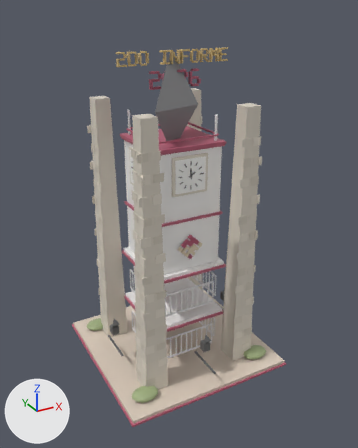
What one commit did to the glTF model assets/reloj_monumento_ar_v2.glb.
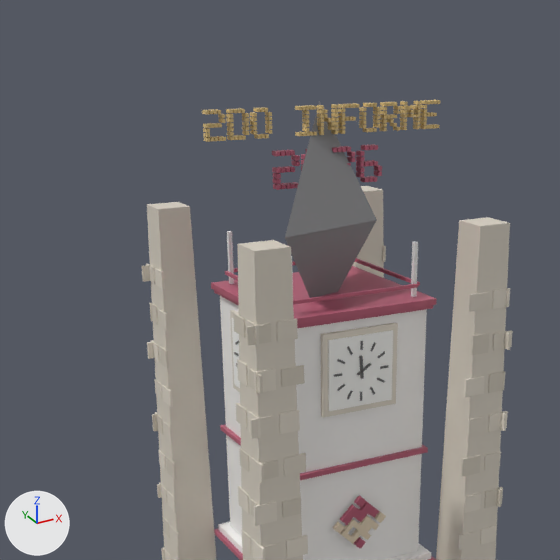
Each version is shown whole from a 50 mm lens placed at (-1.53, -2.89, 2.49), pointed at (0.02, -0.07, 1.08), then close up on the part from 6% to 80% of the width and 0% to 59% of the height. The axes (+X, +Y, +Z) are drawn at lower left. The lights are the same throughout. The first two pictures are the older version. Where no turn or scale is listed for an object, it has been applied to the vertices.

The first close-up shows 'reloj_monumento' and 6 more.
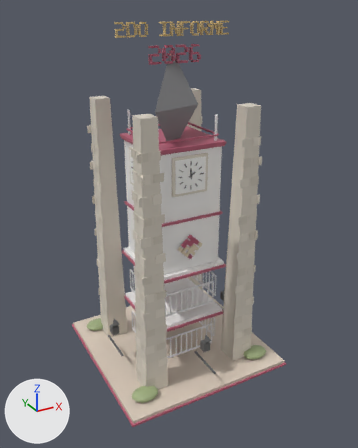
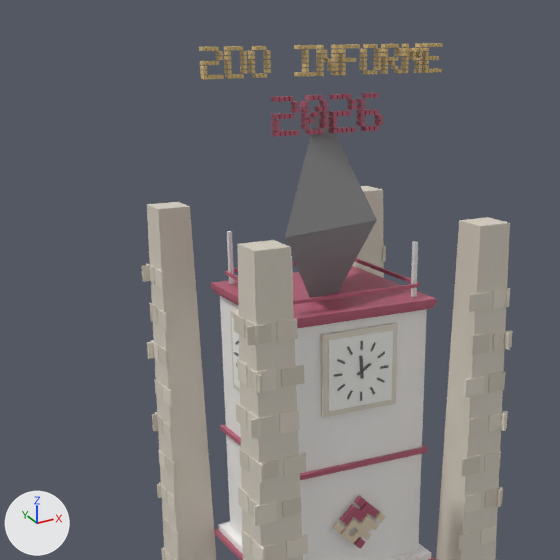
The newer file is also rescaled (x0.936) as a whole; pictures and numbers use the older file's frame.

What the commit changed:
me_geometry_0 is used by ob_reloj_monumento; location (0.0, 0.0, 0.0).
me_geometry_0 had 5444 vertices, 8280 faces and spanned x -0.63..0.63, y -0.63..0.63, z 0.0..2.25.
me_geometry_0 now has 5444 vertices, 8280 faces and spans x -0.63..0.63, y -0.63..0.63, z 0.0..2.4.
me_geometry_0 part 1: the loose piece of 8 vertices spanning x -0.39..-0.38, y -0.06..-0.04, z 2.23..2.24 is moved by (0.0, 0.0, 0.16).
me_geometry_0 part 2: the loose piece of 8 vertices spanning x -0.34..-0.33, y -0.06..-0.04, z 2.22..2.23 is moved by (0.0, 0.0, 0.16).
me_geometry_0 part 3: the loose piece of 8 vertices spanning x -0.34..-0.33, y -0.06..-0.04, z 2.21..2.22 is moved by (0.0, 0.0, 0.16).
me_geometry_0 part 4: the loose piece of 8 vertices spanning x -0.39..-0.38, y -0.06..-0.04, z 2.2..2.21 is moved by (0.0, 0.0, 0.16).
me_geometry_0 part 5: the loose piece of 8 vertices spanning x -0.39..-0.38, y -0.06..-0.04, z 2.18..2.19 is moved by (0.0, 0.0, 0.16).
me_geometry_0 part 6: the loose piece of 8 vertices spanning x -0.39..-0.38, y -0.06..-0.04, z 2.17..2.18 is moved by (0.0, 0.0, 0.16).
me_geometry_0 part 7: the loose piece of 8 vertices spanning x -0.39..-0.38, y -0.06..-0.04, z 2.16..2.17 is moved by (0.0, 0.0, 0.16).
me_geometry_0 part 8: the loose piece of 8 vertices spanning x -0.31..-0.3, y -0.06..-0.04, z 2.23..2.24 is moved by (0.0, 0.0, 0.16).
me_geometry_0 part 9: the loose piece of 8 vertices spanning x -0.31..-0.3, y -0.06..-0.04, z 2.22..2.23 is moved by (0.0, 0.0, 0.16).
me_geometry_0 part 10: the loose piece of 8 vertices spanning x -0.27..-0.26, y -0.06..-0.04, z 2.22..2.23 is moved by (0.0, 0.0, 0.16).
me_geometry_0 part 11: the loose piece of 8 vertices spanning x -0.31..-0.3, y -0.06..-0.04, z 2.21..2.22 is moved by (0.0, 0.0, 0.16).
me_geometry_0 part 12: 1712 of the vertices in x -0.31..0.39, y -0.07..-0.04, z 2.02..2.24 are scaled about their middle by (1, 1, 1.09), then moved by (0.0, 0.0, 0.15).
Other edits to the shape of me_geometry_0 do not show in these pictures.

Changed parts and their boxes [x1, y1, x2, y2] in the close-ups (560 x 560 px; the box of a moved part takes in the faces that stretch with it):
'reloj_monumento', reshaped: before [142, 100, 513, 560]; after [142, 43, 513, 560]
part 1 of me_geometry_0, moved or reshaped: before [202, 110, 209, 114]; after [199, 47, 206, 51]
part 2 of me_geometry_0, moved or reshaped: before [218, 114, 225, 118]; after [216, 51, 223, 55]
part 3 of me_geometry_0, moved or reshaped: before [219, 118, 226, 123]; after [216, 56, 223, 60]
part 4 of me_geometry_0, moved or reshaped: before [203, 124, 210, 128]; after [200, 61, 207, 65]
part 5 of me_geometry_0, moved or reshaped: before [203, 128, 210, 133]; after [200, 66, 207, 70]
part 6 of me_geometry_0, moved or reshaped: before [203, 133, 210, 137]; after [200, 70, 207, 75]
part 7 of me_geometry_0, moved or reshaped: before [204, 137, 210, 142]; after [201, 75, 208, 79]
part 8 of me_geometry_0, moved or reshaped: before [226, 109, 233, 113]; after [224, 46, 231, 51]
part 9 of me_geometry_0, moved or reshaped: before [226, 113, 233, 118]; after [224, 51, 231, 55]
part 10 of me_geometry_0, moved or reshaped: before [242, 113, 249, 117]; after [240, 51, 247, 55]
part 11 of me_geometry_0, moved or reshaped: before [226, 118, 233, 122]; after [224, 56, 231, 60]
part 12 of me_geometry_0, moved or reshaped: before [227, 100, 440, 190]; after [224, 43, 443, 137]
